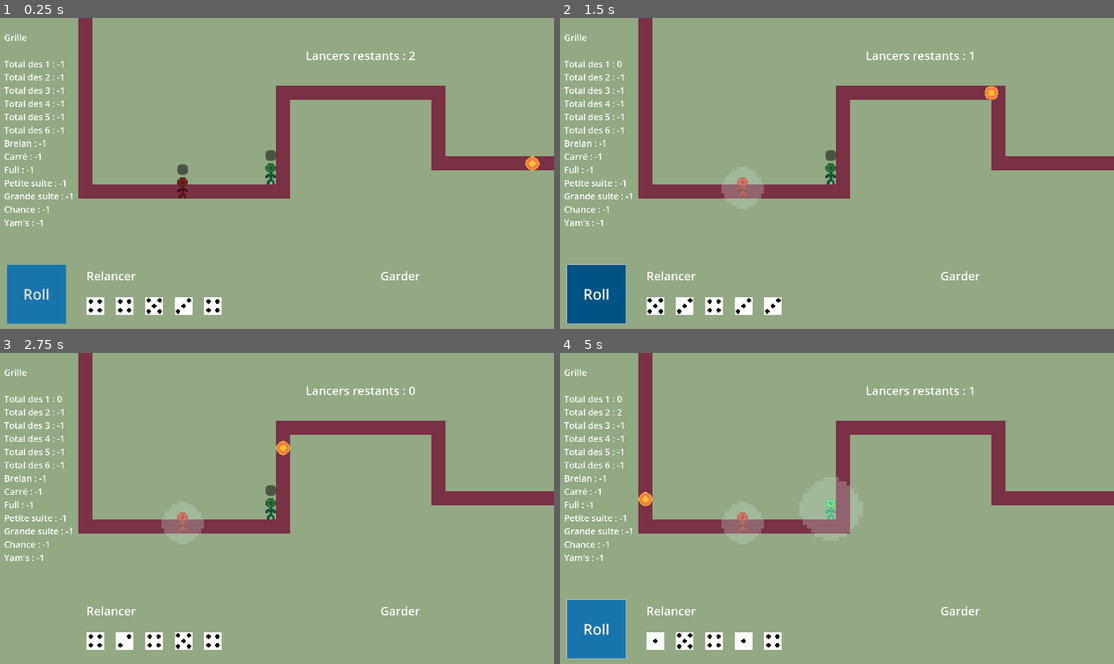
Above: before the commit, frames 1-4 (two rows, left to right).
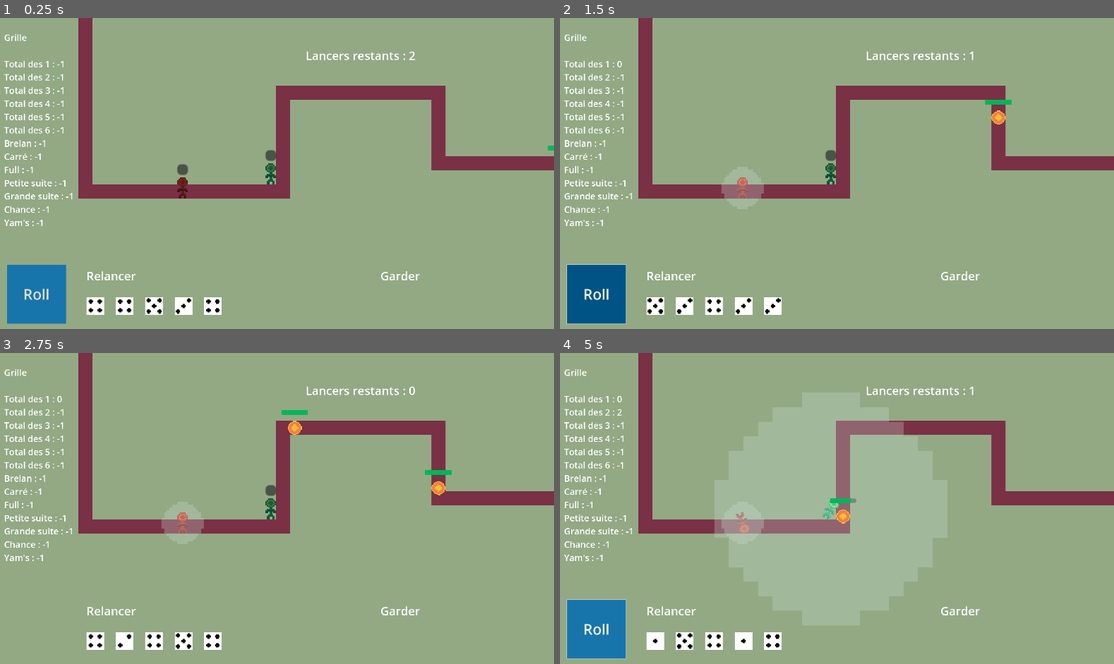
Above: after the commit, the same moments.

Repository: Gubendo/DiceyDefense
Game: Godot game, scene res://Scenes/main.tscn
The game is run twice, just before and just after one commit, with the same random seed, the same clock (stepped at 60 frames per second) and the same inputs.
Inputs (mouse positions are in pixels of both pictures, inside the frame that each line leads up to):
- Up to frame 1 (0.25 s): no input
- Up to frame 2 (1.5 s): click (742, 170) at 0.52 s; click "Roll" at 1.25 s
- Up to frame 3 (2.75 s): click "Roll" at 2 s
- Up to frame 4 (5 s): click (831, 489) at 2.75 s; click "Roll" at 3.5 s; move the mouse to (953, 496) at 4.27 s; click (953, 496) at 4.35 s

The runs differ from the first frame. In frame 1, 0.1% of the frame differs, in the area x 94-100%, y 41-49%; in frame 2, 0.3%; in frame 3, 0.4%; in frame 4, 2.1%, in the area x 14-63%, y 21-59%.

Commit message:
units focusing enemies and hit if in range

Diff:
--- a/Scenes/Enemies/Test.tscn
+++ b/Scenes/Enemies/Test.tscn
@@ -1,11 +1,15 @@
-[gd_scene load_steps=4 format=3 uid="uid://elgn2g8syvsq"]
+[gd_scene load_steps=5 format=3 uid="uid://elgn2g8syvsq"]
 
 [ext_resource type="Script" path="res://Scripts/Enemies/Test.gd" id="1_3118j"]
 [ext_resource type="Texture2D" uid="uid://euskiuanfoc1" path="res://Sprites/Enemies/test.png" id="1_qkk8e"]
 
 [sub_resource type="CircleShape2D" id="CircleShape2D_4pjf4"]
 
+[sub_resource type="StyleBoxFlat" id="StyleBoxFlat_lmkik"]
+bg_color = Color(0, 0.717647, 0.345098, 1)
+
 [node name="TestEnemy" type="PathFollow2D"]
+loop = false
 script = ExtResource("1_3118j")
 
 [node name="CharacterBody2d" type="CharacterBody2D" parent="."]
@@ -15,3 +19,12 @@
 
 [node name="CollisionShape2d" type="CollisionShape2D" parent="CharacterBody2d"]
 shape = SubResource("CircleShape2D_4pjf4")
+
+[node name="HealthBar" type="ProgressBar" parent="."]
+offset_left = -15.0
+offset_top = -20.0
+offset_right = 15.0
+offset_bottom = -15.0
+theme_override_styles/fill = SubResource("StyleBoxFlat_lmkik")
+value = 50.0
+show_percentage = false
--- a/Scenes/Units/Archer.gd
+++ b/Scenes/Units/Archer.gd
@@ -5,11 +5,9 @@
 func _init():
 	unitName = "Archer"
 
-
-# Called every frame. 'delta' is the elapsed time since the previous frame.
-func _process(delta):
-	pass
-
-
 func _on_activate_pressed():
 	activate()
+
+func special():
+	print("Je tire une flèche")
+	target.take_dmg(GameData.unit_data["Archer"]["damage"])
--- a/Scenes/Units/Archer.tscn
+++ b/Scenes/Units/Archer.tscn
@@ -1,8 +1,11 @@
-[gd_scene load_steps=4 format=3 uid="uid://b5tp2dhwh1sjy"]
+[gd_scene load_steps=5 format=3 uid="uid://b5tp2dhwh1sjy"]
 
 [ext_resource type="Script" path="res://Scenes/Units/Archer.gd" id="1_mqvs0"]
 [ext_resource type="Texture2D" uid="uid://bw24p5hfsc5j4" path="res://Sprites/Units/archer.png" id="2_h8mpf"]
 [ext_resource type="Texture2D" uid="uid://cfgqx5anoyy70" path="res://Sprites/range.png" id="3_ulfwh"]
+
+[sub_resource type="CircleShape2D" id="CircleShape2D_kwprr"]
+radius = 8.0
 
 [node name="Archer" type="Node2D"]
 script = ExtResource("1_mqvs0")
@@ -16,8 +19,15 @@
 offset_right = 4.0
 offset_bottom = -10.0
 
-[node name="Range" type="Sprite2D" parent="."]
+[node name="Range" type="Area2D" parent="."]
+
+[node name="RangeSprite" type="Sprite2D" parent="Range"]
 modulate = Color(1, 1, 1, 0.392157)
 texture = ExtResource("3_ulfwh")
 
+[node name="CollisionShape2d" type="CollisionShape2D" parent="Range"]
+shape = SubResource("CircleShape2D_kwprr")
+
 [connection signal="pressed" from="Activate" to="." method="_on_activate_pressed"]
+[connection signal="body_entered" from="Range" to="." method="_on_range_body_entered"]
+[connection signal="body_exited" from="Range" to="." method="_on_range_body_exited"]
--- a/Scenes/Units/Soldier.tscn
+++ b/Scenes/Units/Soldier.tscn
@@ -1,8 +1,11 @@
-[gd_scene load_steps=4 format=3 uid="uid://rtuageh4fjhm"]
+[gd_scene load_steps=5 format=3 uid="uid://rtuageh4fjhm"]
 
 [ext_resource type="Script" path="res://Scripts/Units/Soldier.gd" id="1_ua233"]
 [ext_resource type="Texture2D" uid="uid://dccfoc68ajb6a" path="res://Sprites/Units/soldier.png" id="2_yjfs8"]
 [ext_resource type="Texture2D" uid="uid://cfgqx5anoyy70" path="res://Sprites/range.png" id="3_8gm61"]
+
+[sub_resource type="CircleShape2D" id="CircleShape2D_qj271"]
+radius = 8.0
 
 [node name="Soldier" type="Node2D"]
 script = ExtResource("1_ua233")
@@ -16,8 +19,15 @@
 offset_right = 4.0
 offset_bottom = -10.0
 
-[node name="Range" type="Sprite2D" parent="."]
+[node name="Range" type="Area2D" parent="."]
+
+[node name="RangeSprite" type="Sprite2D" parent="Range"]
 modulate = Color(1, 1, 1, 0.392157)
 texture = ExtResource("3_8gm61")
 
+[node name="CollisionShape2d" type="CollisionShape2D" parent="Range"]
+shape = SubResource("CircleShape2D_qj271")
+
 [connection signal="pressed" from="Activate" to="." method="_on_activate_pressed"]
+[connection signal="body_entered" from="Range" to="." method="_on_range_body_entered"]
+[connection signal="body_exited" from="Range" to="." method="_on_range_body_exited"]
--- a/Scenes/main.tscn
+++ b/Scenes/main.tscn
@@ -6,7 +6,6 @@
 [ext_resource type="Texture2D" uid="uid://b5cwnsigjnr0o" path="res://tilesets/terrain.png" id="4_e4dkg"]
 [ext_resource type="PackedScene" uid="uid://rtuageh4fjhm" path="res://Scenes/Units/Soldier.tscn" id="5_vqr24"]
 [ext_resource type="PackedScene" uid="uid://b5tp2dhwh1sjy" path="res://Scenes/Units/Archer.tscn" id="7_5k768"]
-[ext_resource type="PackedScene" uid="uid://elgn2g8syvsq" path="res://Scenes/Enemies/Test.tscn" id="7_7m4i4"]
 
 [sub_resource type="TileSetAtlasSource" id="TileSetAtlasSource_8abaa"]
 texture = ExtResource("4_e4dkg")
@@ -56,10 +55,6 @@
 [node name="Path2d" type="Path2D" parent="."]
 curve = SubResource("Curve2D_lxoc7")
 
-[node name="TestEnemy" parent="Path2d" instance=ExtResource("7_7m4i4")]
-position = Vector2(8, -200)
-rotation = 3.14159
-
 [connection signal="choix" from="UI" to="YamsManager" method="_on_ui_choix"]
 [connection signal="roll" from="UI" to="." method="_on_ui_roll"]
 [connection signal="choix" from="Units/Soldier" to="YamsManager" method="_on_ui_choix"]
--- a/Scripts/Enemies/Test.gd
+++ b/Scripts/Enemies/Test.gd
@@ -1,10 +1,28 @@
 extends PathFollow2D
 
 var speed = 150
+var hp = 50
+
+@onready var health_bar = get_node("HealthBar")
 # Called when the node enters the scene tree for the first time.
+
+func _ready():
+	health_bar.max_value = hp
+	health_bar.value = hp
+	health_bar.set_as_top_level(true)
 
 func _physics_process(delta):
 	move(delta)
 
 func move(delta):
 	progress += speed*delta
+	health_bar.position = (position - Vector2(15, 20))
+
+func take_dmg(damage):
+	hp -= damage
+	health_bar.value = hp
+	if hp <= 0:
+		destroy()
+
+func destroy():
+	self.queue_free()
--- a/Scripts/Units/Soldier.gd
+++ b/Scripts/Units/Soldier.gd
@@ -6,10 +6,9 @@
 	unitName = "Soldier"
 
 
-# Called every frame. 'delta' is the elapsed time since the previous frame.
-func _process(delta):
-	pass
-
-
 func _on_activate_pressed():
 	activate()
+
+func special():
+	print("Je donne un coup d'épée")
+	target.take_dmg(GameData.unit_data["Soldier"]["damage"])
--- a/Scripts/Units/unit.gd
+++ b/Scripts/Units/unit.gd
@@ -1,34 +1,67 @@
 extends Node2D
 
-var sprite
-var button
-var range
+@onready var sprite = get_node("Sprite2d")
+@onready var button = get_node("Activate")
+@onready var range = get_node("Range")
+@onready var rangeSprite = get_node("Range/RangeSprite")
 
-var activated
+var enemies_in_range = []
+var target
+
+var activated = false
+var atkReady = true
+
 var unitName = ""
 signal choix(coup)
 # Called when the node enters the scene tree for the first time.
 func _ready():
-	activated = false
-	sprite = get_node("Sprite2d")
-	button = get_node("Activate")
-	range = get_node("Range")
 	init_sprite()
-
 
 
 # Called every frame. 'delta' is the elapsed time since the previous frame.
 func _process(delta):
-	pass
+	if activated and enemies_in_range.size() != 0:
+		select_enemy()
+		turn()
+		if atkReady:
+			attack()
+	else:
+		target = null
 
 func init_sprite():
 	sprite.modulate = Color(0.5, 0.5, 0.5)
-	range.modulate.a = 0
+	rangeSprite.modulate.a = 0
 	range.scale = Vector2(GameData.unit_data[unitName]["range"] + 1, GameData.unit_data[unitName]["range"] + 1)
 
 func activate():
 	sprite.modulate = Color(1, 1, 1)
 	button.visible = false
 	activated = true
-	range.modulate.a = 0.3
+	rangeSprite.modulate.a = 0.3
 	emit_signal("choix", GameData.unit_data[unitName]["value"])
+
+func select_enemy():
+	var progress_array = []
+	for i in enemies_in_range:
+		progress_array.append(i.progress)
+	var max_progress = progress_array.max()
+	var max_enemy = progress_array.find(max_progress)
+	target = enemies_in_range[max_enemy]
+
+func turn():
+	sprite.look_at(target.position)
+
+func attack():
+	atkReady = false
+	special()
+	await get_tree().create_timer(GameData.unit_data[unitName]["cooldown"]).timeout
+	atkReady = true
+
+func special(): #Dépend de chaque unité
+	pass
+
+func _on_range_body_entered(body):
+	enemies_in_range.append(body.get_parent())
+
+func _on_range_body_exited(body):
+	enemies_in_range.erase(body.get_parent())
--- a/Scripts/main.gd
+++ b/Scripts/main.gd
@@ -3,8 +3,12 @@
 var hand = [1, 2, 3, 4, 5]
 var rng = RandomNumberGenerator.new()
 
+var current_wave = 0
+var enemies_in_wave = 0
+
 func _ready():
 	rng.randomize()
+	start_next_wave()
 
 # Called every frame. 'delta' is the elapsed time since the previous frame.
 func _process(delta):
@@ -20,3 +24,23 @@
 			hand[i] = rng.randi_range(1, 6)
 	get_node("YamsManager").calcul_hand(hand)
 	get_node("UI").update_hand(hand)
+
+
+### Gestion de vagues
+
+func start_next_wave():
+	var wave_data = retrieve_wave_data()
+	enemies_in_wave = wave_data.size()
+	await get_tree().create_timer(0.2).timeout
+	spawn_enemies(wave_data)
+
+func retrieve_wave_data():
+	var wave_data = [["Test", 1.5], ["Test", 0.1]]
+	current_wave += 1
+	return wave_data
+
+func spawn_enemies(wave_data):
+	for i in wave_data:
+		var new_enemy = load("res://Scenes/Enemies/" + i[0] + ".tscn").instantiate()
+		get_node("Path2d").add_child(new_enemy, true)
+		await get_tree().create_timer(i[1]).timeout
--- a/Singletons/GameData.gd
+++ b/Singletons/GameData.gd
@@ -2,13 +2,15 @@
 
 var unit_data = {
 	"Soldier": {
-		"damage": 1,
+		"damage": 10,
 		"range": 1,
+		"cooldown": 0.5,
 		"value": "total1"
 	},
 	"Archer": {
-		"damage": 0,
-		"range": 2,
+		"damage": 10,
+		"range": 10,
+		"cooldown": 0.5,
 		"value": "total2"
 	}
 }
Not shown: 1 places in Scenes/main.tscn that only renumber resources
